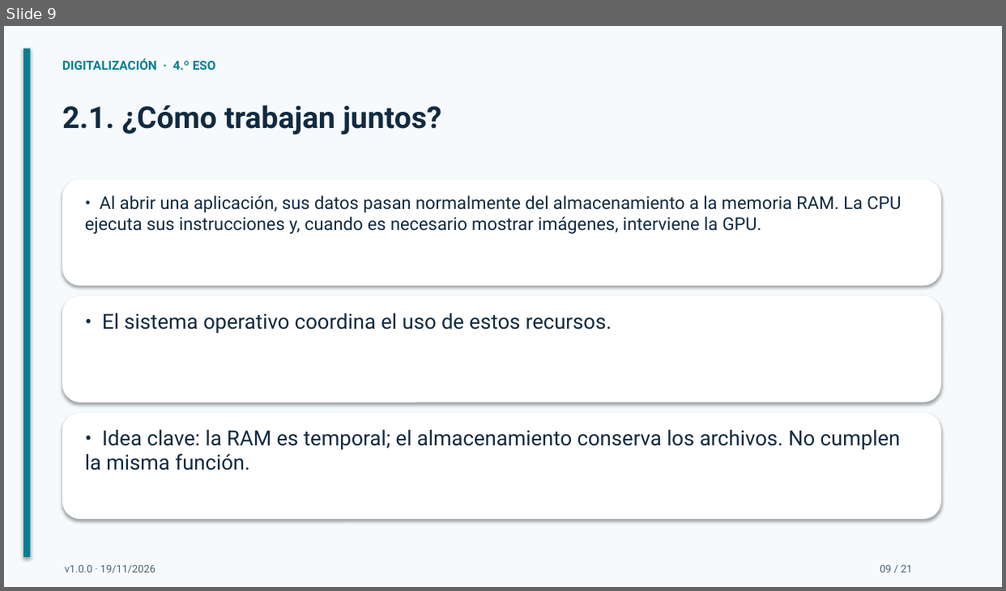
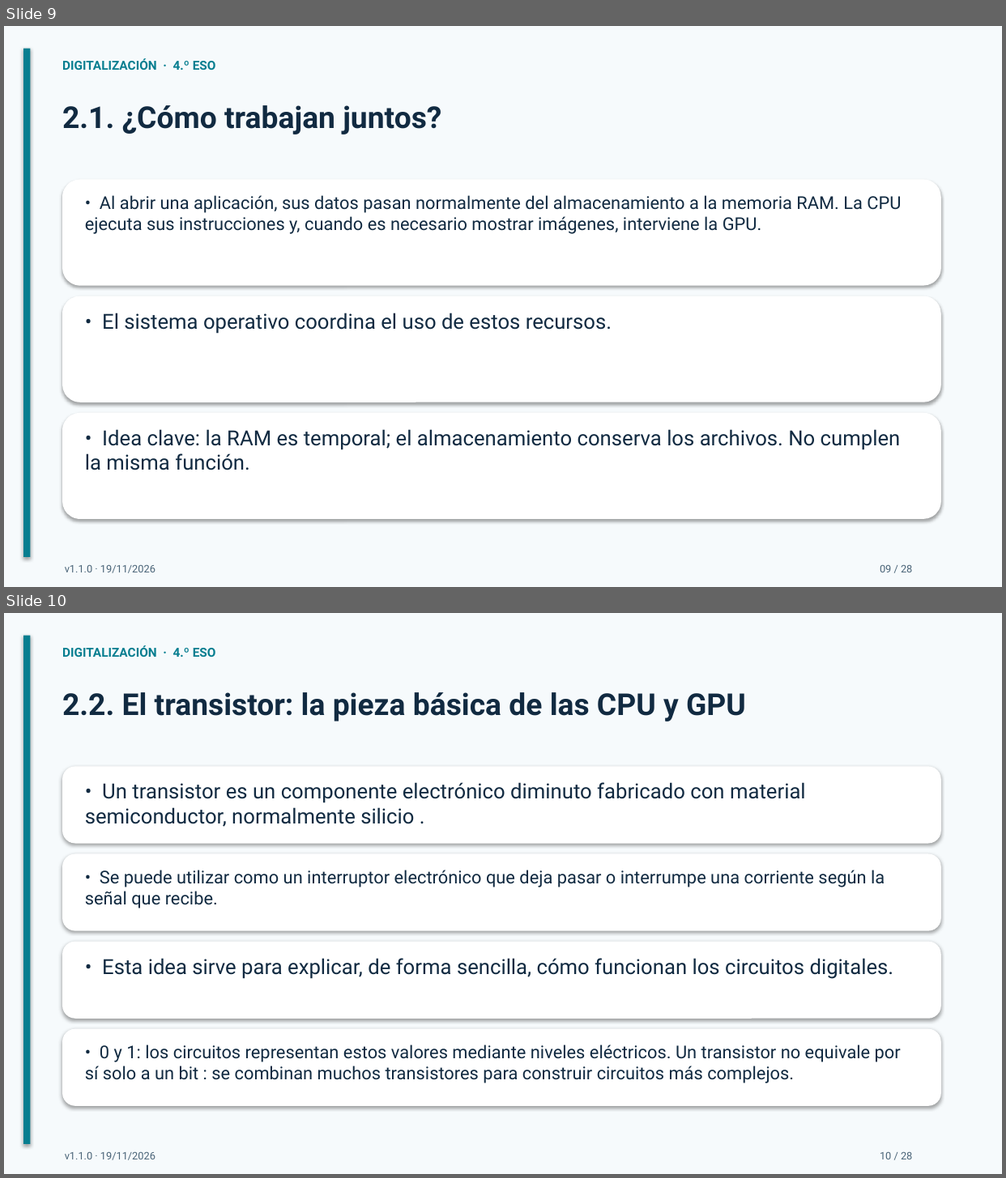
Before and after one commit to bitschips/digitaliza4, a slide deck: temas/tema-01-arquitectura-de-ordenadores/presentaciones/tema-01-arquitectura-de-ordenadores.pptx. Shown one above the other, each under a label of ours: slide 9 before the commit, slides 9 and 10 after it. The pictures are 1006x591 and 1006x1178 pixels, drawn with LibreOffice and Linux fonts; fonts in the diff are those of the drawing. Boxes give left, top, right and bottom in pixels: in the first picture for what was removed or moved away, otherwise in the second. Text is boxed around its words. In the diff, an @@ line names an element or a change of style, - is before the commit and + after.

```diff
--- a/temas/tema-01-arquitectura-de-ordenadores/presentaciones/tema-01-arquitectura-de-ordenadores.pptx
+++ b/temas/tema-01-arquitectura-de-ordenadores/presentaciones/tema-01-arquitectura-de-ordenadores.pptx
@@ slide 10 added at [4,613,1002,1174], background #FFFFFF @@
@@ rectangle added at [4,613,1002,1174], fill #F6FAFC @@
@@ rectangle added at [23,636,30,1144], fill #077E90 @@
@@ text added at [62,645,216,657], 12 pt, text #077E90, bold @@
+DIGITALIZACIÓN · 4.º ESO
@@ text added at [62,692,746,722], 29 pt, text #112A41, bold @@
+2.2. El transistor: la pieza básica de las CPU y GPU
@@ rounded rectangle added at [62,766,941,844], fill #FFFFFF @@
@@ text added at [85,782,806,827], 20 pt, text #112A41 @@
+• Un transistor es un componente electrónico diminuto fabricado con material semiconductor, normalmente silicio .
@@ rounded rectangle added at [62,854,941,931], fill #FFFFFF @@
@@ text added at [85,870,884,909], 17 pt, text #112A41 @@
+• Se puede utilizar como un interruptor electrónico que deja pasar o interrumpe una corriente según la señal que recibe.
@@ rounded rectangle added at [62,942,941,1019], fill #FFFFFF @@
@@ text added at [102,958,894,979], 20 pt, text #112A41 @@
+• Esta idea sirve para explicar, de forma sencilla, cómo funcionan los circuitos digitales.
@@ rounded rectangle added at [62,1029,941,1106], fill #FFFFFF @@
@@ text added at [85,1045,901,1084], 17 pt, text #112A41 @@
+• 0 y 1: los circuitos representan estos valores mediante niveles eléctricos. Un transistor no equivale por sí solo a un bit : se combinan muchos transistores para construir circuitos más complejos.
@@ text added at [65,1152,155,1161], 10 pt, text #4A6478 @@
+v1.1.0 · 19/11/2026
@@ text added at [880,1152,912,1160], 10 pt, text #4A6478 @@
+10 / 28
@@ slide 9 changed as well @@
@@ text at [65,565,155,574]: text changed @@
-v1.0.0 · 19/11/2026
+v1.1.0 · 19/11/2026
@@ text at [880,565,912,573]: text changed @@
-09 / 21
+09 / 28
```
Also in this commit, not shown: 20 other slides changed, 6 other slides added, 2 other files.
